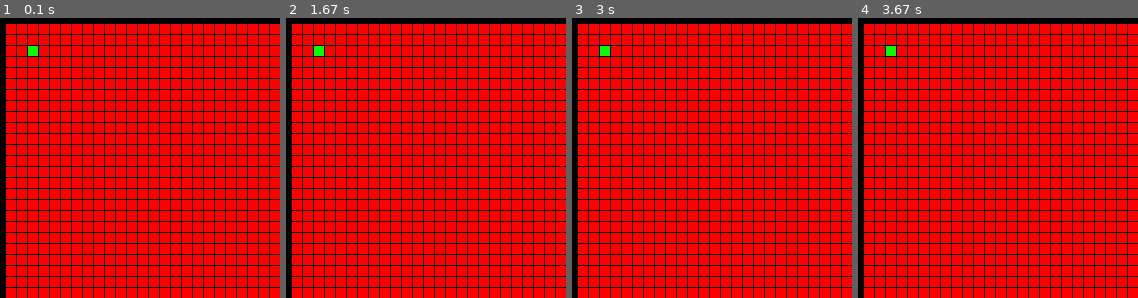
Above: before the commit, frames 1-4 (left to right).
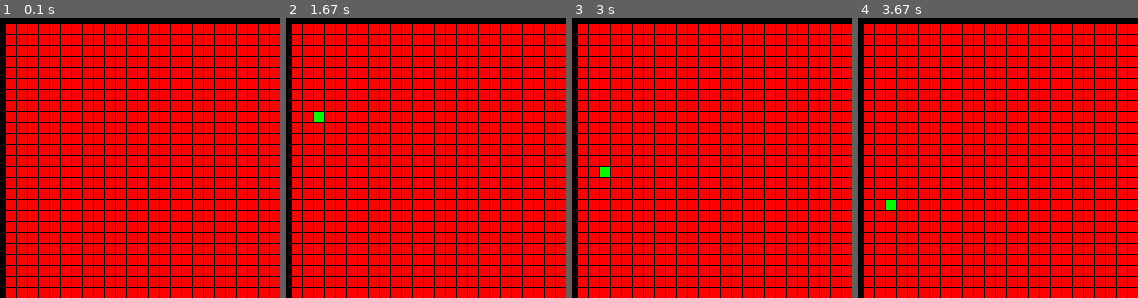
Above: after the commit, the same moments.

Repository: ClementineAccount/SnakePygame
Game: pygame game, started from main.py
The game is run twice, just before and just after one commit, with the same random seed, the same clock (stepped at 60 frames per second) and the same inputs.
Inputs:
- Up to frame 1 (0.1 s): no input
- Up to frame 2 (1.67 s): no input
- Up to frame 3 (3 s): no input
- Up to frame 4 (3.67 s): no input
The pictures show only the part of the screen within x 0-50%, y 0-50%; the shares and areas given below are measured in that part.

The runs differ from the first frame. In frame 1, 0.1% of the frame differs, in the area x 10-14%, y 10-14%; in frame 2, 0.3%, in the area x 10-14%, y 10-38%; in frame 3, 0.3%; in frame 4, 0.3%.

Commit message:
Set snake movement to use ticks

Diff:
--- a/Snake.py
+++ b/Snake.py
@@ -18,9 +18,33 @@
         self.snakeHeadPosX = 2
         self.snakeHeadPosY = 2
 
+        self.snakeDirectionX = 0
+        self.snakeDirectionY = 1
+
+        self.elapsedTickTime = 0
+        self.tickRate = 0.25
+
     #Set snake color
     def updateSnake(self):
         self.grid.setCellColor(self.snakeHeadPosX, self.snakeHeadPosY, "green")
 
     def Draw(self, screen):
         self.grid.draw(screen)
+
+    #To Do: Consider the error between inputs in order to allow this to work with deltaTime and consider integer offset
+    def moveSnake(self):
+        #Reset the color of the previous snake inputs
+        self.grid.setCellColor(self.snakeHeadPosX, self.snakeHeadPosY, self.grid.gridColor)
+
+        self.snakeHeadPosX += self.snakeDirectionX
+        self.snakeHeadPosY += self.snakeDirectionY
+
+    def updateTick(self):
+        self.moveSnake()
+        self.updateSnake()
+
+    def update(self, deltaTime):
+        self.elapsedTickTime += deltaTime
+        if self.elapsedTickTime > self.tickRate:
+            self.elapsedTickTime = 0
+            self.updateTick()
--- a/main.py
+++ b/main.py
@@ -70,7 +70,11 @@
             grid.UpdateGrid()
 
 
-    snakeController.updateSnake()
+    #if keys[pygame.K_DOWN]:
+        #snakeController.moveSnake(0, 1)
+
+
+    snakeController.update(dt)
     screen.fill("black")
     snakeController.Draw(screen)
 
